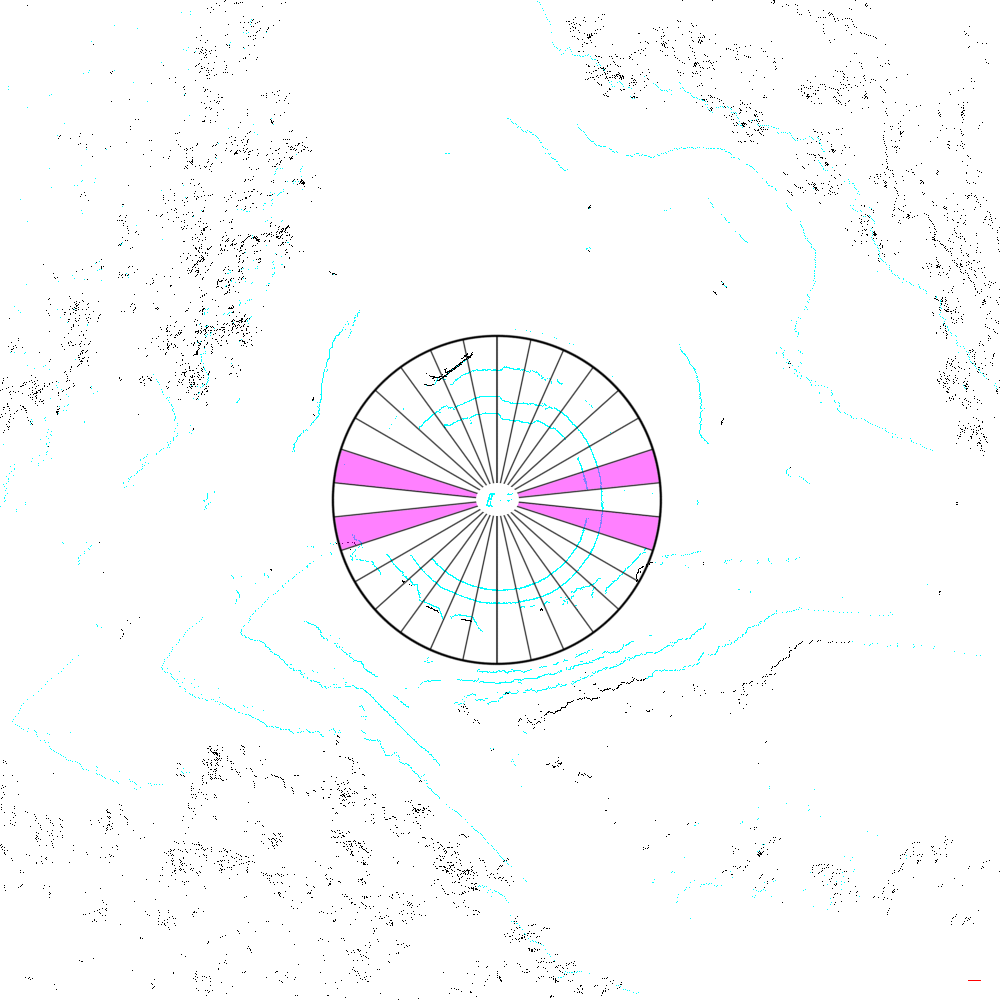
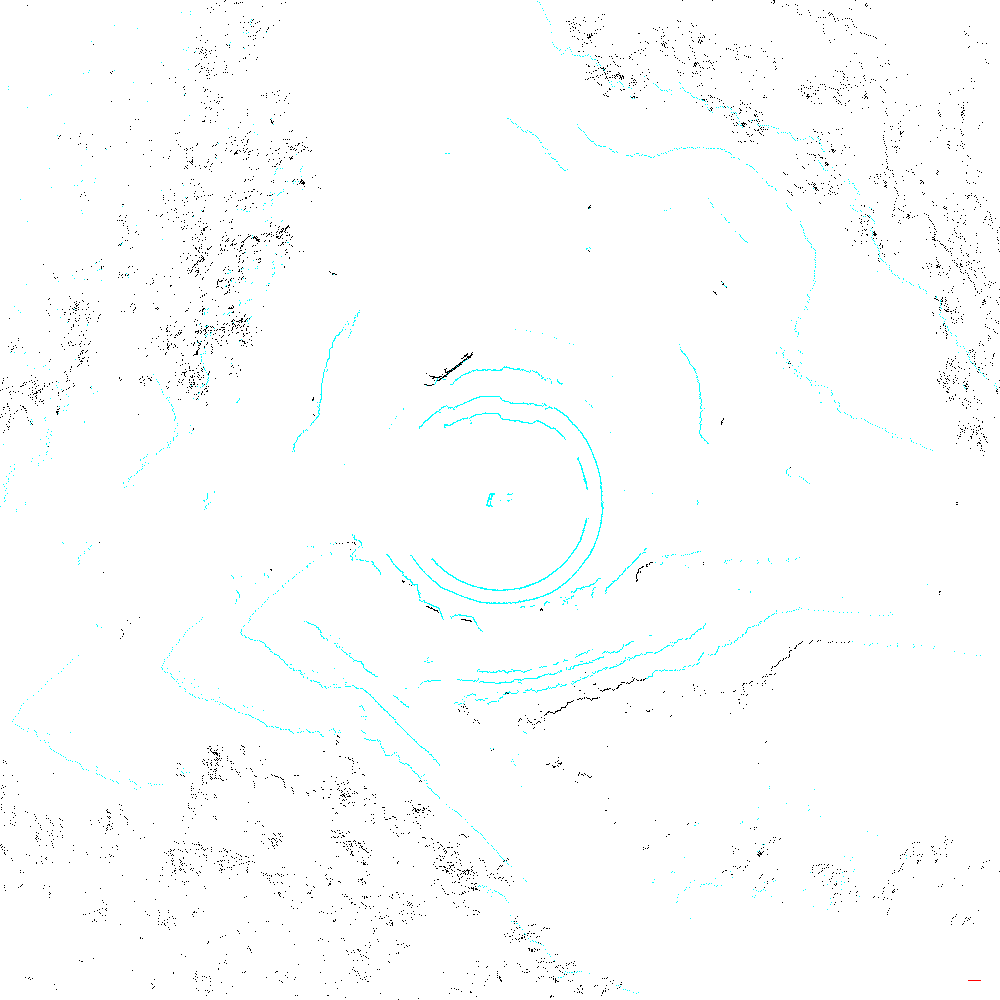
Two versions of the same layered image (1000px x 1000px). Layer-by-layer changes:
painted on "Ebene" over (x1=331, y1=334, x2=663, y2=666)
